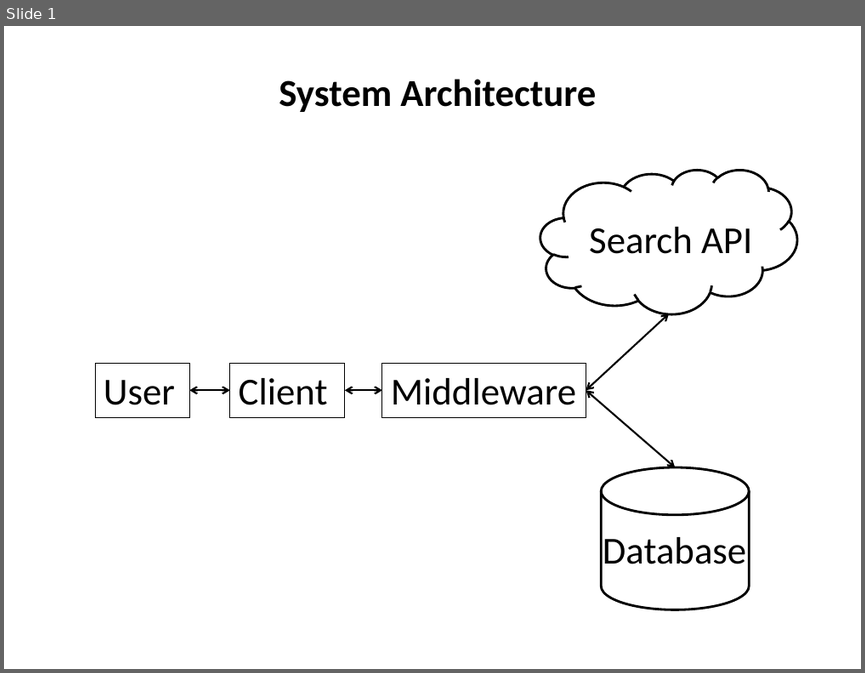
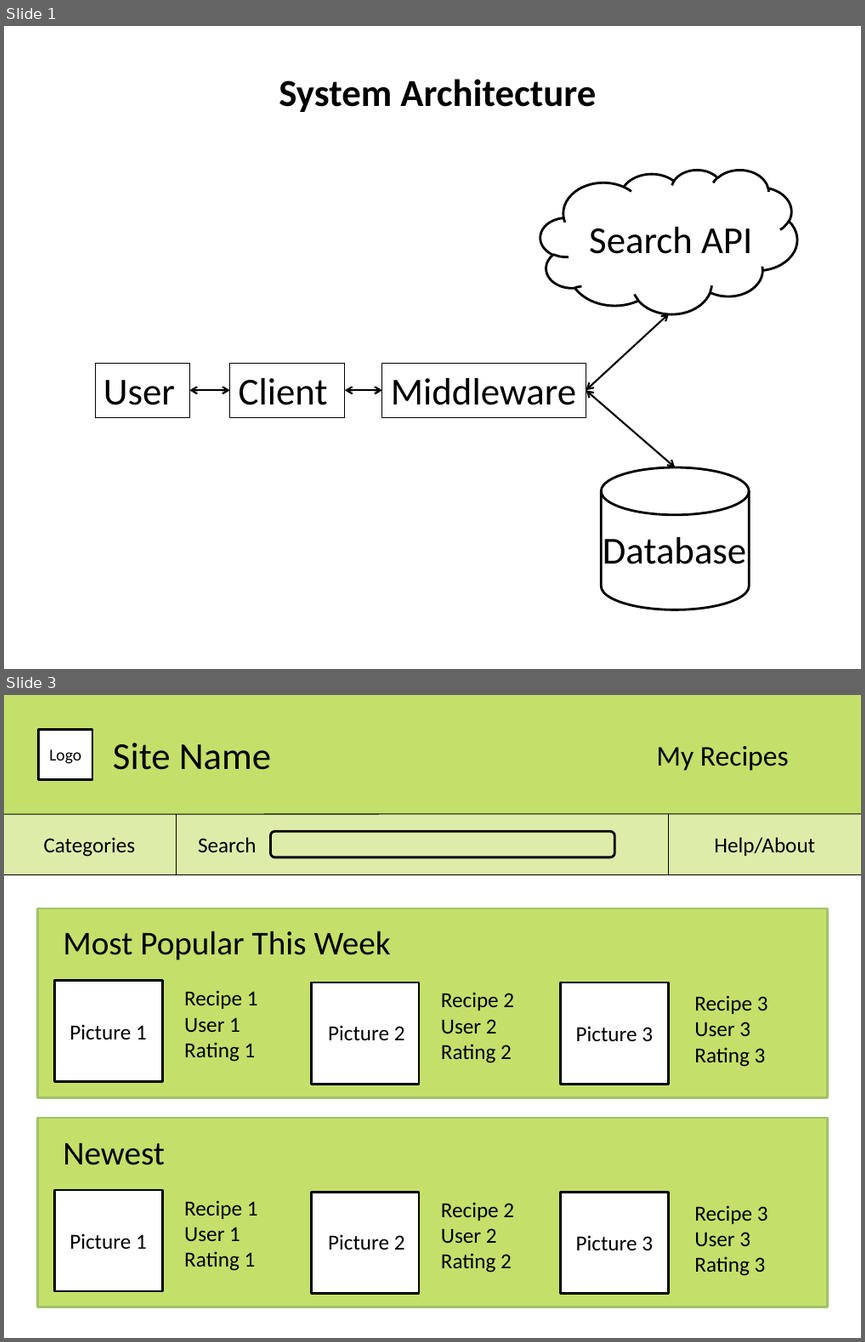
Before and after one commit to Iain530/wad_team_project, a slide deck: SystemArchitecture and Wireframe.pptx. Shown one above the other, each under a label of ours: slide 1 before the commit, slides 1 and 3 after it; the slides between them are not shown. The pictures are 865x673 and 865x1342 pixels, drawn with LibreOffice and Linux fonts; fonts in the diff are those of the drawing. Boxes give left, top, right and bottom in pixels: in the first picture for what was removed or moved away, otherwise in the second. Text is boxed around its words. In the diff, an @@ line names an element or a change of style, - is before the commit and + after.

Commit message:
Added Categories and My Profile page to wireframe

```diff
--- a/SystemArchitecture and Wireframe.pptx
+++ b/SystemArchitecture and Wireframe.pptx
@@ slide 3 added at [4,695,861,1338], background #FFFFFF @@
@@ rectangle added at [4,695,861,814], fill #C4E06A @@
@@ rectangle added at [38,729,92,780], fill #FFFFFF, outline #000000 2 pt, 14 pt, text #000000 @@
+Logo
@@ text added at [113,743,271,770], 32 pt, text #000000 @@
+Site Name
@@ text added at [656,746,789,771], 24 pt, text #000000 @@
+My Recipes
@@ rectangle added at [4,813,861,874], fill #DDEDA9 @@
@@ line added from (4, 814) to (861, 814), #000000 0.75 pt @@
@@ line added from (177, 814) to (177, 875), #000000 0.75 pt @@
@@ line added from (669, 814) to (669, 875), #000000 0.75 pt @@
@@ text added at [44,837,136,857], 18 pt, text #000000 @@
+Categories
@@ text added at [198,837,256,852], 18 pt, text #000000 @@
+Search
@@ rounded rectangle added at [270,831,615,857], outline #000000 2 pt @@
@@ text added at [714,837,815,856], 18 pt, text #000000 @@
+Help/About
@@ line added from (4, 875) to (861, 875), #000000 0.75 pt @@
@@ group added at [37,908,827,1097]: 7 texts, 4 rectangles @@
+Picture 1
+Picture 2
+Picture 3
+Most Popular This Week
+Recipe 1
+User 1
+Rating 1
+Recipe 2
+User 2
+Rating 2
+Recipe 3
+User 3
+Rating 3
@@ group added at [37,1117,827,1306]: 7 texts, 4 rectangles @@
+Picture 1
+Picture 2
+Picture 3
+Newest
+Recipe 1
+User 1
+Rating 1
+Recipe 2
+User 2
+Rating 2
+Recipe 3
+User 3
+Rating 3
```
Also in this commit, not shown: 1 slide changed, 2 other slides added.
